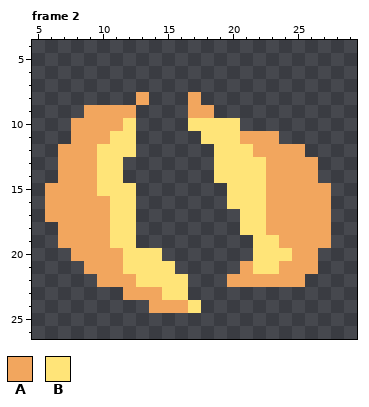
Pixel-art file: Assets/Art/Entites/Death.aseprite. This is how it looked before the edit.
32x32 pixels, 6 frames. Shown: frame 2: x 5..29, y 4..26. The commit also changed other frames, which this record leaves out.
Palette (. is transparent): A #f2a65e  B #ffe478
Pixels before, frame 2, first column x 6:
 8 .......A...A..........
 9 ...AAAA....AA.........
10 ..AAAAB....BBBB.......
11 ..AAABB.....BBBAAA....
12 .AAABBB......BBBAAAA..
13 .AAABB.......BBBBAAAA.
14 .AAABB.......BBBBAAAA.
15 AAAABBB.......BBBAAAAA
16 AAAAABB.......BBBAAAAA
17 AAAAABB........BBAAAAA
18 .AAAABB........BBAAAAA
19 .AAAABB.........BBAAAA
20 ..AAAABBB.......BBBAA.
21 ...AAABBBB.....ABBAAA.
22 ....AAABBBB...AAAAAA..
23 ......AAABB...........
24 ........AAAB..........
And afterwards:
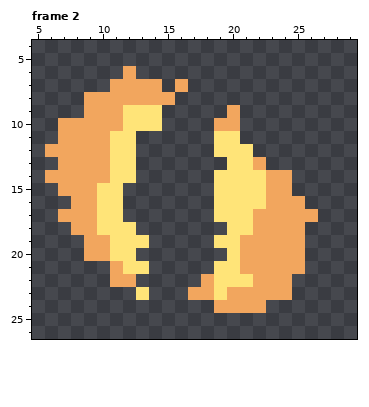
The edit:
Frame 2:
y 6: x 12 . -> A
y 7: x 11..14 .... -> AAAA; x 16 . -> A
y 8: x 9..12 .... -> AAAA; x 14..15 .. -> AA; x 17 A -> .
y 9: x 12..14 A.. -> BBB; x 17..18 AA -> ..; x 20 . -> A
y 10: x 7 . -> A; x 13..14 .. -> BB; x 17..20 BBBB -> ..AA
y 11: x 7 . -> A; x 18 B -> .; x 21..23 AAA -> ...
y 12: x 6 . -> A; x 10 B -> A; x 22..25 AAAA -> ....
y 13: x 10 B -> A; x 12 . -> B; x 19 B -> .; x 22..26 BAAAA -> A....
y 14: x 6 . -> A; x 10 B -> A; x 12 . -> B; x 25..26 AA -> ..
y 15: x 6 A -> .; x 12 B -> .; x 19 . -> B; x 25..27 AAA -> ...
y 16: x 6..7 AA -> ..; x 10 A -> B; x 12 B -> .; x 19 . -> B; x 26..27 AA -> ..
y 17: x 6 A -> .; x 10 A -> B; x 12 B -> .; x 19..20 .. -> BB; x 22 B -> A; x 27 A -> .
y 18: x 7 A -> .; x 10 A -> B; x 20 . -> B; x 22 B -> A; x 26..27 AA -> ..
y 19: x 7..8 AA -> ..; x 13 . -> B; x 19..23 ...BB -> BBAAA; x 26..27 AA -> ..
y 20: x 8 A -> .; x 11 A -> B; x 13..14 BB -> ..; x 20..24 ..BBB -> BAAAA; x 26 A -> .
y 21: x 9..10 AA -> ..; x 14..15 BB -> ..; x 19..20 .. -> BB; x 22..23 BB -> AA; x 26 A -> .
y 22: x 10 A -> .; x 13..16 BBBB -> ....; x 18..21 ..AA -> ABBB; x 25 A -> .
y 23: x 12..24 AAABB........ -> .B...AABAAAAA
y 24: x 14..17 AAAB -> ....; x 19..22 .... -> AAAA
Where, in picture pixels (left, top, right, bottom), the same in both pictures:
changed: (45, 66, 331, 313)
